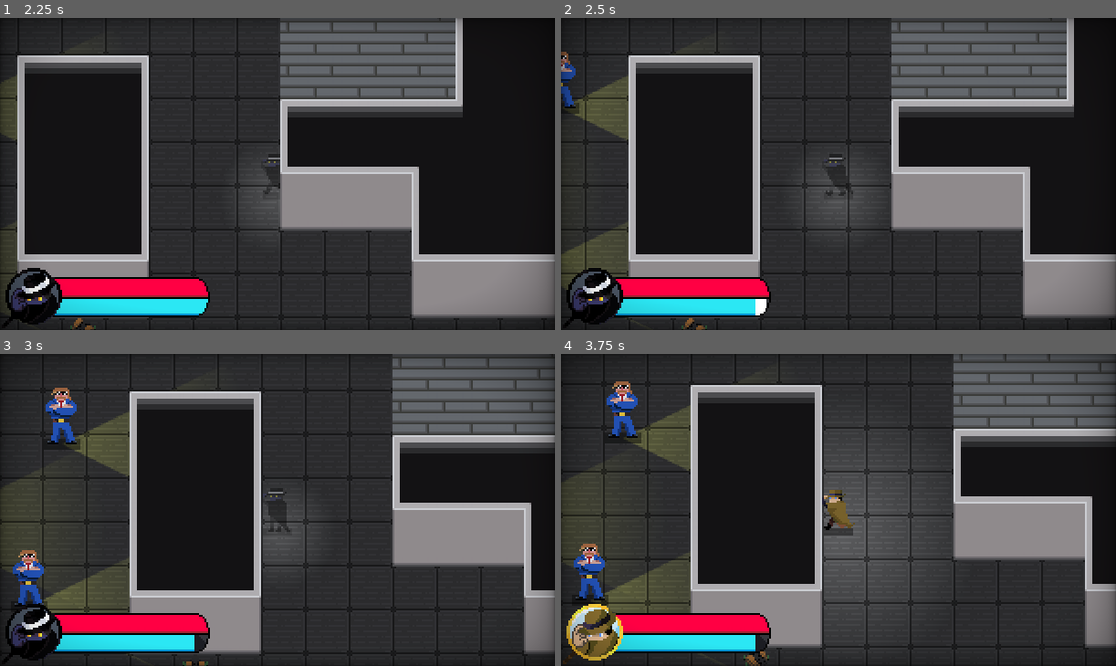
Above: before the commit, frames 1-4 (two rows, left to right).
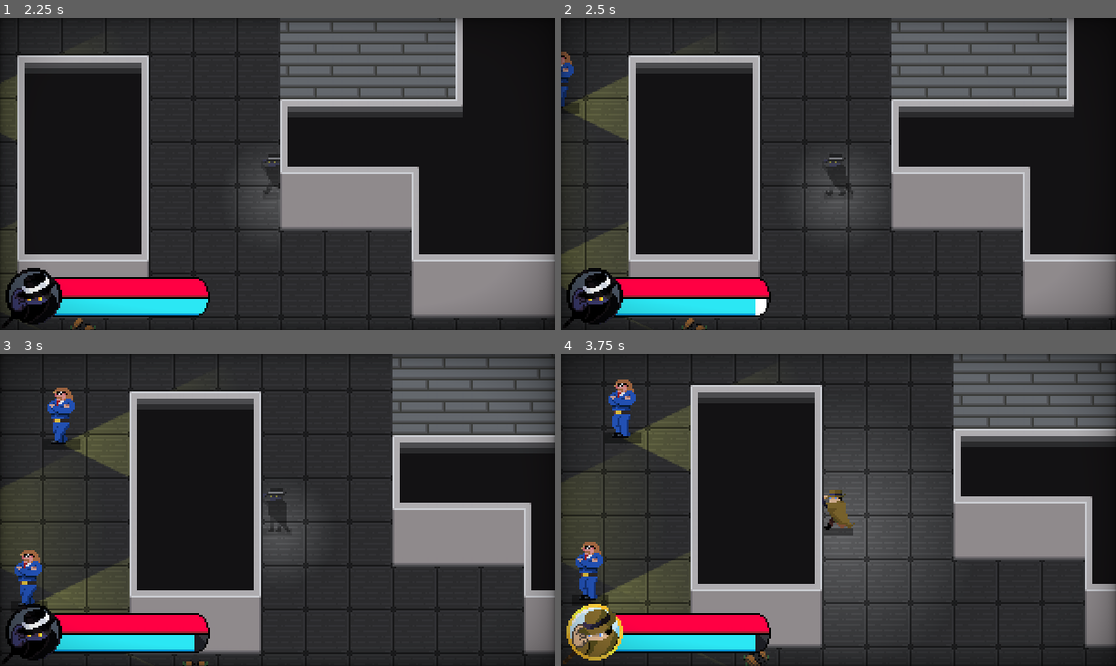
Above: after the commit, the same moments.

Repository: Cabidge/SGD1
Game: Godot game, scene res://assets/Main.tscn
Same seed, same stepped clock (60 frames per second), same inputs: the game is played once before the commit and once after it. The engine's default icon, where the game draws it, is replaced by a stand-in: a white triangle on a blue panel in a dark square.
Inputs (mouse positions are in pixels of both pictures, inside the frame that each line leads up to):
- Up to frame 1 (2.25 s): tap Enter (ui_accept) at 0.5, 0.77, 1.52 s; move the mouse to (249, 236) at 0.52 s; press the mouse at (249, 236) at 0.53 s; hold W (move_up) 0.53-2.03 s; move the mouse to (444, 220) at 1.27 s; release the mouse at (444, 220) at 1.28 s; right-click (444, 220) at 1.35 s; move the mouse to (111, 127) at 2.02 s; press the mouse at (111, 127) at 2.03 s; hold A (move_left) from 2.03 s (still down)
- Up to frame 2 (2.5 s): keep holding A (move_left)
- Up to frame 3 (3 s): keep holding A (move_left); move the mouse to (305, 510) at 2.77 s; release the mouse at (305, 510) at 2.78 s; right-click (305, 510) at 2.85 s
- Up to frame 4 (3.75 s): tap Enter (ui_accept) at 3.02 s; move the mouse to (755, 432) at 3.52 s; release A (move_left) at 3.53 s; press the mouse at (755, 432) at 3.53 s; hold S (move_down) from 3.53 s (still down)

Frame 1 is identical in both runs. In frame 2, 0.2% of the frame differs, in the area x 0-3%, y 11-29%; in frame 3, 0.8%; in frame 4, 1.0%, in the area x 2-14%, y 8-79%.
Error after the commit: Parse Error: The method "follow_path" isn't declared in the current class. (res://assets/guard/Guard.gd:8)

Commit message:
Refactored for versitility, follow_path() -> next_vector()

Diff:
--- a/PatrolCharacter.gd
+++ b/PatrolCharacter.gd
@@ -1,28 +1,37 @@
 class_name PatrolCharacter2D
 extends Character2D
 
-signal path_completed
+signal path_requested(destination)
+
+export(NodePath) var waypoint_cluster_path
+var waypoint_cluser : Line2D
 
 var path : PoolVector2Array setget set_path
 
 func _ready():
 	add_to_group("Patrol")
 
-func follow_path(speed : float) -> bool:
+	if waypoint_cluster_path:
+			waypoint_cluser = get_node(waypoint_cluster_path)
+
+func next_vector() -> Vector2:
 	if path.size() > 1:
 		var dist = position.distance_to(path[1])
 		if dist > 12:
-			var vec = (path[1] - position) / dist
-#			vec = vec.round().normalized()
-			lerp_vel(vec,speed,0.1)
-			handle_movement()
+			return (path[1] - position) / dist
 		else:
 			path.remove(0)
-	else:
-		position = position.round()
-		emit_signal("path_completed")
-		return false
-	return true
+			return next_vector()
+
+	return Vector2.ZERO
 
 func set_path(new : PoolVector2Array):
 	path = new
+
+func rand_waypoint() -> Vector2:
+	if waypoint_cluser:
+		return waypoint_cluser.rand_point()
+	return position
+
+func request_path(destination : Vector2 = rand_waypoint()):
+	emit_signal("path_requested", destination)
